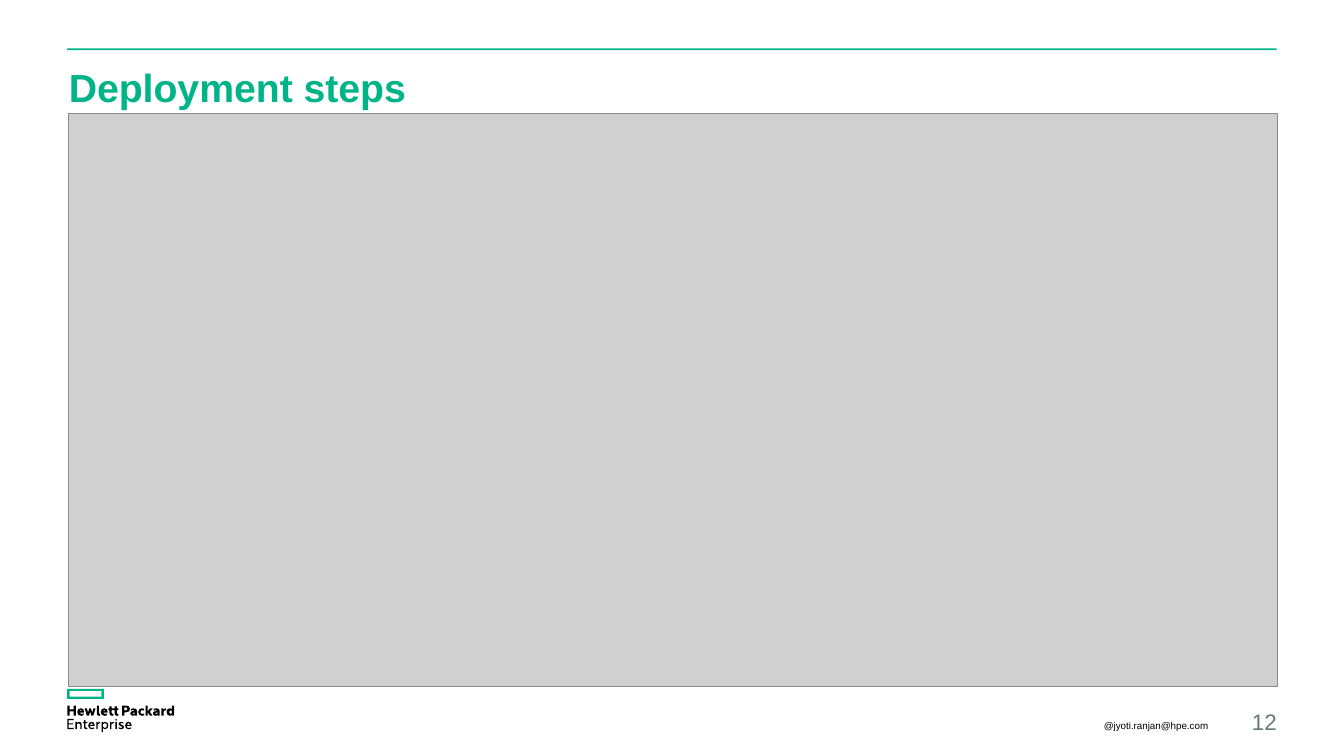
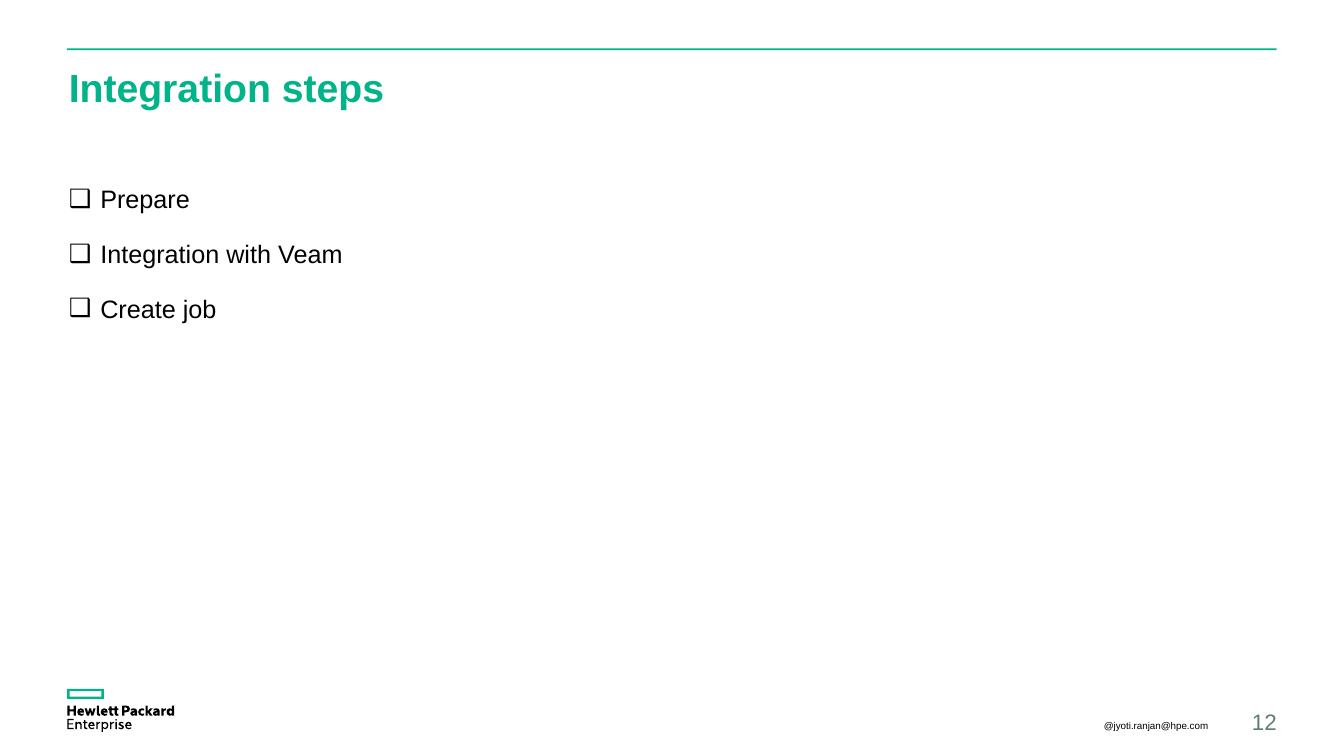
Before and after one commit to jranjan/zealotArchitecture, a slide deck: slide 12 of Veeam/veeam_based_cloud_backup_summary.pptx. Drawn at 1344x756 pixels with LibreOffice and Linux fonts; fonts in the diff are those of the drawing; grey boxes stand for pictures. Boxes give left, top, right and bottom in pixels: in the first picture for what was removed or moved away, otherwise in the second. Text is boxed around its words. In the diff, an @@ line names an element or a change of style, - is before the commit and + after.

```diff
--- a/Veeam/veeam_based_cloud_backup_summary.pptx
+++ b/Veeam/veeam_based_cloud_backup_summary.pptx
@@ title at (x1=69, y1=73, x2=384, y2=110): text changed @@
-Deployment steps
+Integration steps
@@ picture removed at (x1=69, y1=114, x2=1278, y2=687) @@
@@ text added at (x1=100, y1=190, x2=342, y2=323), 18 pt, text #000000 @@
+❑ Prepare
+❑ Integration with Veam
+❑ Create job
```
Also in this commit, not shown: 3 other slides changed, 1 slide added, 13 other files.
